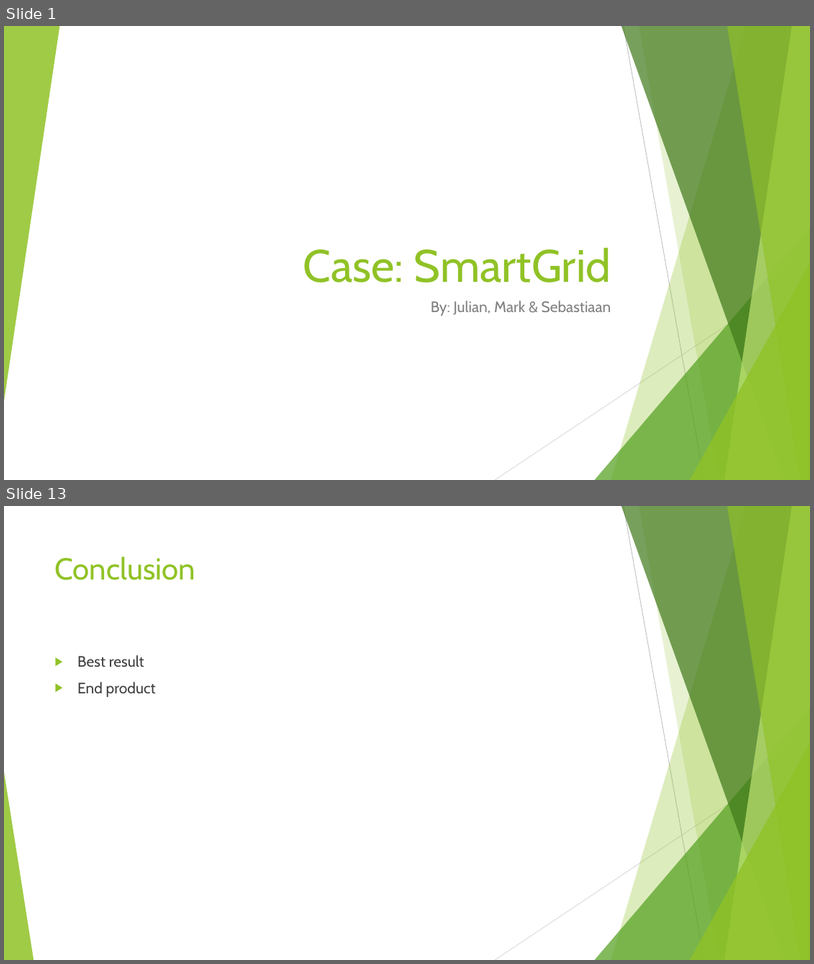
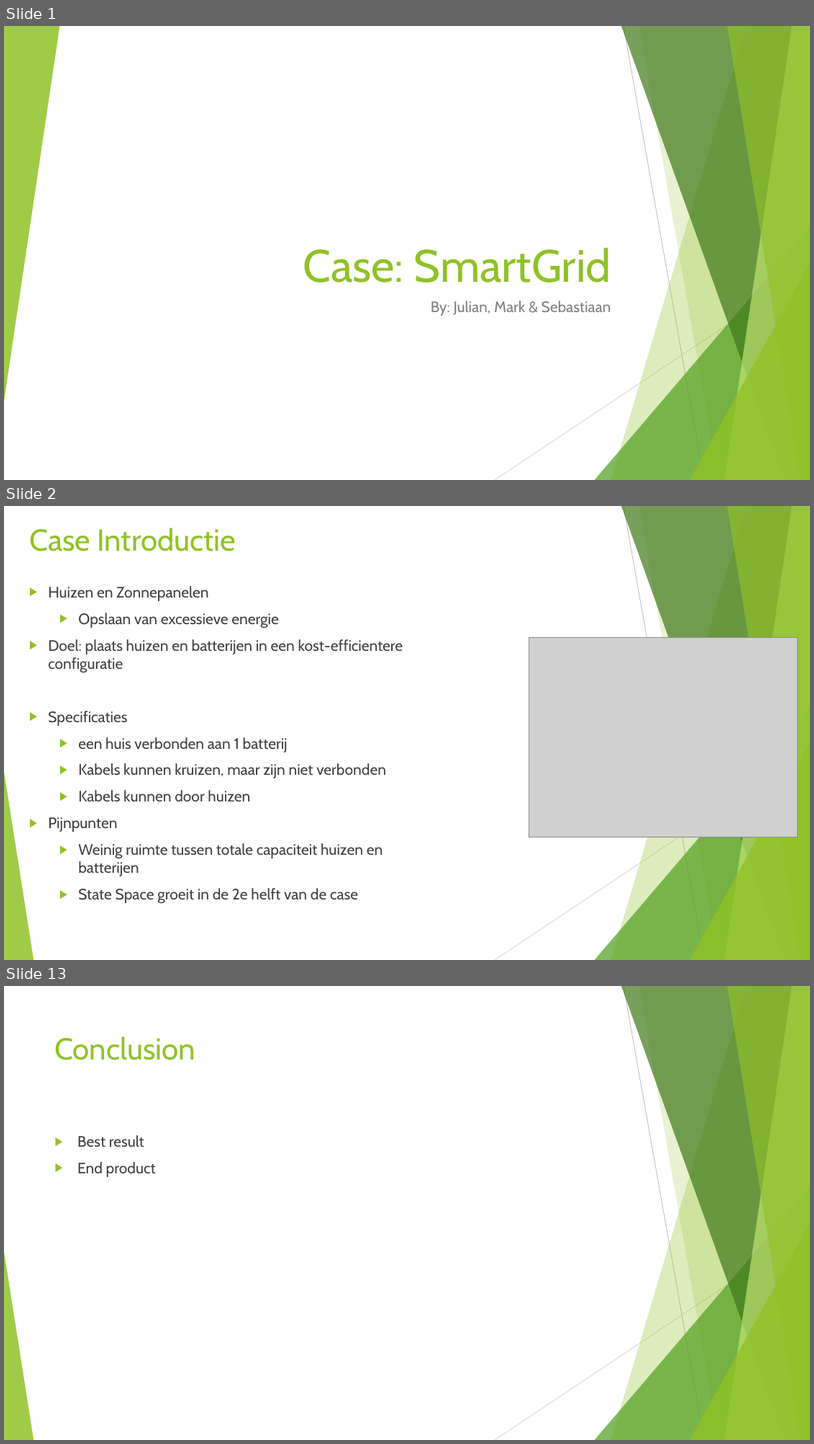
Before and after one commit to JSMR-heuristics/JSMR, a slide deck: EndPres.pptx. Shown one above the other, each under a label of ours: slides 1 and 13 before the commit, slides 1, 2 and 13 after it; the slides between them are not shown. The pictures are 814x964 and 814x1444 pixels, drawn with LibreOffice and Linux fonts; fonts in the diff are those of the drawing; grey boxes stand for pictures. Boxes give left, top, right and bottom in pixels: in the first picture for what was removed or moved away, otherwise in the second. Text is boxed around its words. In the diff, an @@ line names an element or a change of style, - is before the commit and + after.

```diff
--- a/EndPres.pptx
+++ b/EndPres.pptx
@@ slide 2 added at bbox=[4, 506, 810, 960], background #FFFFFF; not listed: 10 template elements that a slide beside it also shows @@
@@ title added at bbox=[29, 528, 237, 551], 36 pt, text #90C226 @@
+Case Introductie
@@ text added at bbox=[48, 586, 404, 903], 18 pt, text #404040 @@
+▶ Huizen en Zonnepanelen
+  ▶ Opslaan van excessieve energie
+▶ Doel: plaats huizen en batterijen in een kost-efficientere configuratie
+▶ Specificaties
+  ▶ een huis verbonden aan 1 batterij
+  ▶ Kabels kunnen kruizen, maar zijn niet verbonden
+  ▶ Kabels kunnen door huizen
+▶ Pijnpunten
+  ▶ Weinig ruimte tussen totale capaciteit huizen en batterijen
+  ▶ State Space groeit in de 2e helft van de case
@@ picture added at bbox=[529, 637, 798, 837] @@
```
Also in this commit, not shown: 10 slides changed, 1 slide removed.
